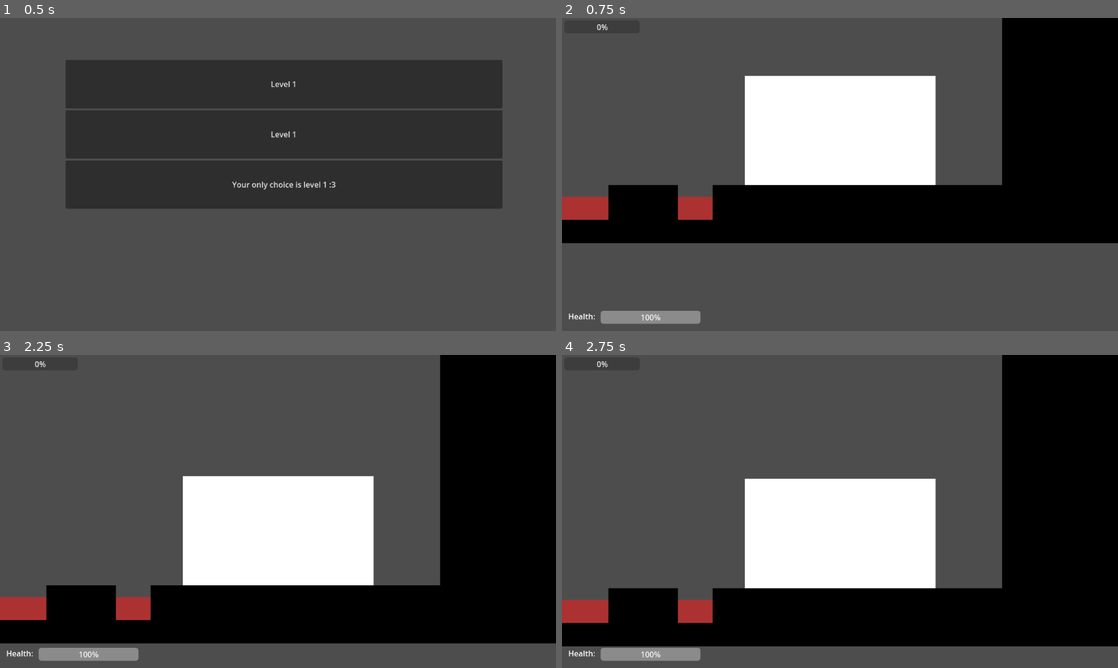
Above: before the commit, frames 1-4 (two rows, left to right).
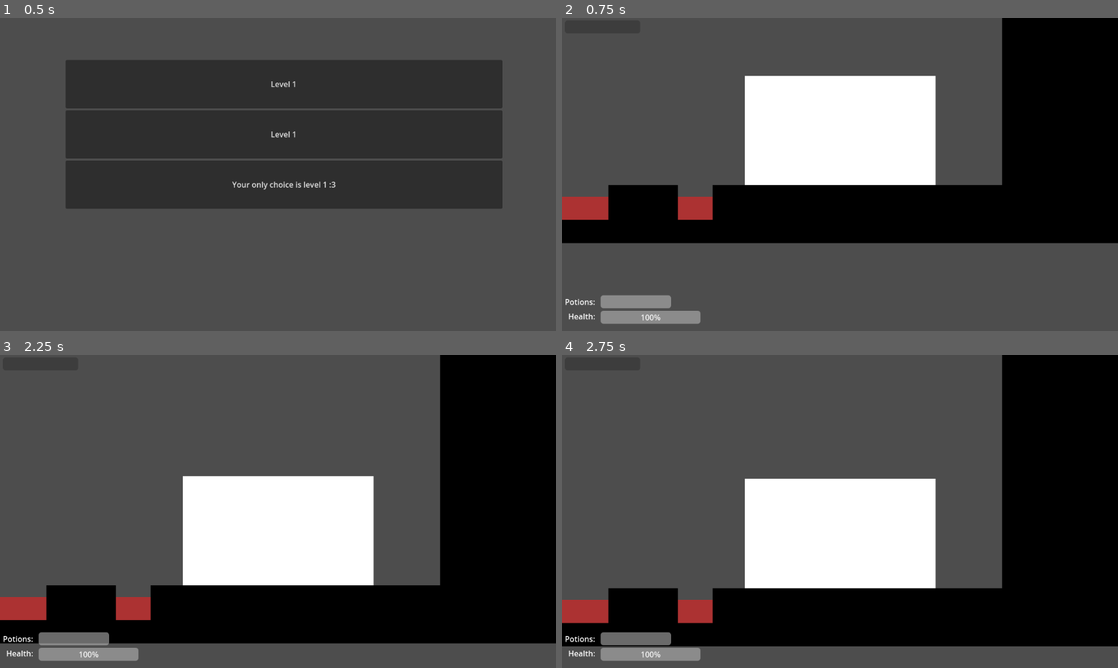
Above: after the commit, the same moments.

Repository: geekazodium/balance-prototype
Game: Godot game, scene res://scenes/level_select.tscn
The game is run twice, just before and just after one commit, with the same random seed, the same clock (stepped at 60 frames per second) and the same inputs. The engine's default icon, where the game draws it, is replaced by a stand-in: a white triangle on a blue panel in a dark square.
Inputs (mouse positions are in pixels of both pictures, inside the frame that each line leads up to):
- Up to frame 1 (0.5 s): no input
- Up to frame 2 (0.75 s): click "Level 1" at 0.5 s
- Up to frame 3 (2.25 s): tap Enter at 1.25 s; move the mouse to (400, 495) at 1.27 s; tap Space at 2 s; move the mouse to (166, 527) at 2.02 s
- Up to frame 4 (2.75 s): no input

Frame 1 is identical in both runs. In frame 2, 0.6% of the frame differs, in the area x 0-20%, y 2-93%; in frame 3, 0.6%; in frame 4, 0.6%.

Commit message:
feature: potion count display

Diff:
--- a/scenes/ui/ui_layer.tscn
+++ b/scenes/ui/ui_layer.tscn
@@ -1,16 +1,18 @@
-[gd_scene load_steps=4 format=3 uid="uid://duilus4m3lllv"]
+[gd_scene load_steps=5 format=3 uid="uid://duilus4m3lllv"]
 
 [ext_resource type="Script" uid="uid://fin4l0cl18l8" path="res://scripts/ui/charge_progress_bar.gd" id="1_3eqaf"]
 [ext_resource type="Script" uid="uid://cwbyfk0gnj12v" path="res://scripts/ui/player_health_progress_bar.gd" id="2_0d208"]
 [ext_resource type="Script" uid="uid://dk0mtrr5th2d0" path="res://scripts/ui/death_menu.gd" id="3_nhiu8"]
+[ext_resource type="Script" uid="uid://datdbapir8ryv" path="res://scripts/ui/potion_count_progress_bar.gd" id="4_mvntu"]
 
 [node name="GameUILayer" type="CanvasLayer"]
 
 [node name="ChargeProgressBar" type="ProgressBar" parent="."]
-offset_left = 5.0
+offset_left = 6.0
 offset_top = 5.0
-offset_right = 161.0
+offset_right = 162.0
 offset_bottom = 32.0
+show_percentage = false
 script = ExtResource("1_3eqaf")
 
 [node name="HealthProgressBar" type="ProgressBar" parent="."]
@@ -56,4 +58,21 @@
 layout_mode = 2
 text = "Try Again!"
 
+[node name="PotionCountProgressBar" type="ProgressBar" parent="."]
+offset_left = 80.0
+offset_top = 574.0
+offset_right = 226.0
+offset_bottom = 601.0
+max_value = 2.0
+show_percentage = false
+script = ExtResource("4_mvntu")
+
+[node name="Label" type="Label" parent="PotionCountProgressBar"]
+layout_mode = 0
+offset_left = -74.0
+offset_top = 2.0
+offset_right = -11.0
+offset_bottom = 25.0
+text = "Potions:"
+
 [connection signal="button_up" from="DeathMenu/RetryButton" to="DeathMenu" method="retry_button_clicked"]
--- a/scripts/event_bus.gd
+++ b/scripts/event_bus.gd
@@ -17,3 +17,6 @@
 
 @warning_ignore("unused_signal")
 signal player_death();
+
+@warning_ignore("unused_signal")
+signal player_potion_count_changed(current: int);
--- a/scripts/health/health_potions.gd
+++ b/scripts/health/health_potions.gd
@@ -10,7 +10,7 @@
 @export var use_health_potion_input: String = "";
 
 func on_enter_checkpoint(checkpoint: Area2D):
-	self.current_potions = self.max_potions;
+	self.change_potion_count(self.max_potions - self.current_potions);
 
 func _physics_process(delta: float) -> void:
 	if Input.is_action_just_pressed(self.use_health_potion_input):
@@ -20,5 +20,9 @@
 		self.heal_use_timer.stop();
 
 func heal_timer_done() -> void:
-	self.current_potions -= 1;
+	self.change_potion_count(-1);
 	HealthTracker.get_health_tracker(self.entity).change_health(health_regain_amount);
+
+func change_potion_count(amount: int):
+	self.current_potions += amount;
+	EventBus.player_potion_count_changed.emit(self.current_potions);
--- /dev/null
+++ b/scripts/ui/potion_count_progress_bar.gd
@@ -0,0 +1,7 @@
+extends ProgressBar
+
+func _ready() -> void:
+	EventBus.player_potion_count_changed.connect(self.on_count_changed);
+
+func on_count_changed(current: float):
+	self.value = current;
Not shown, added: scripts/ui/potion_count_progress_bar.gd.uid
